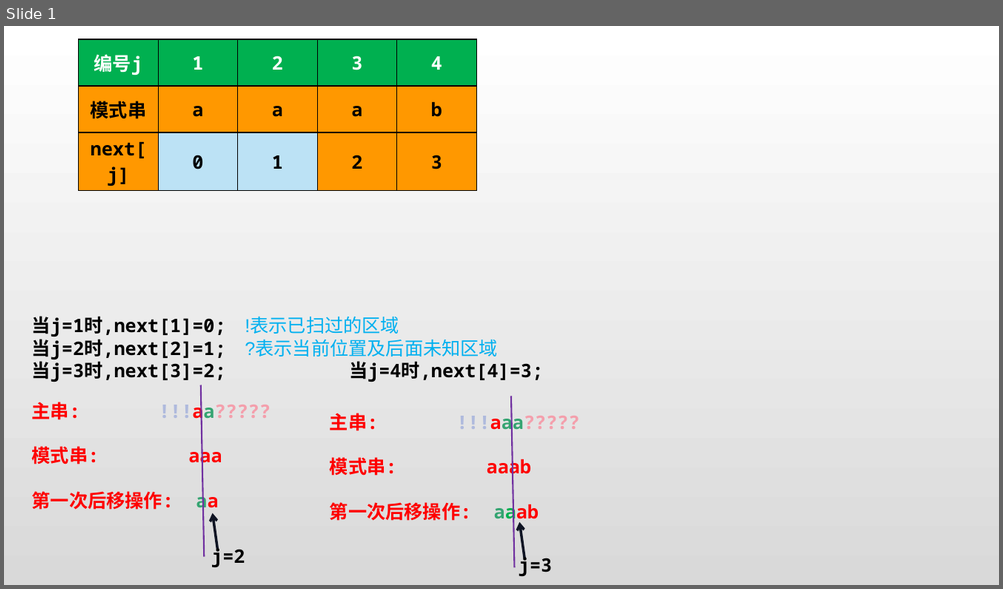
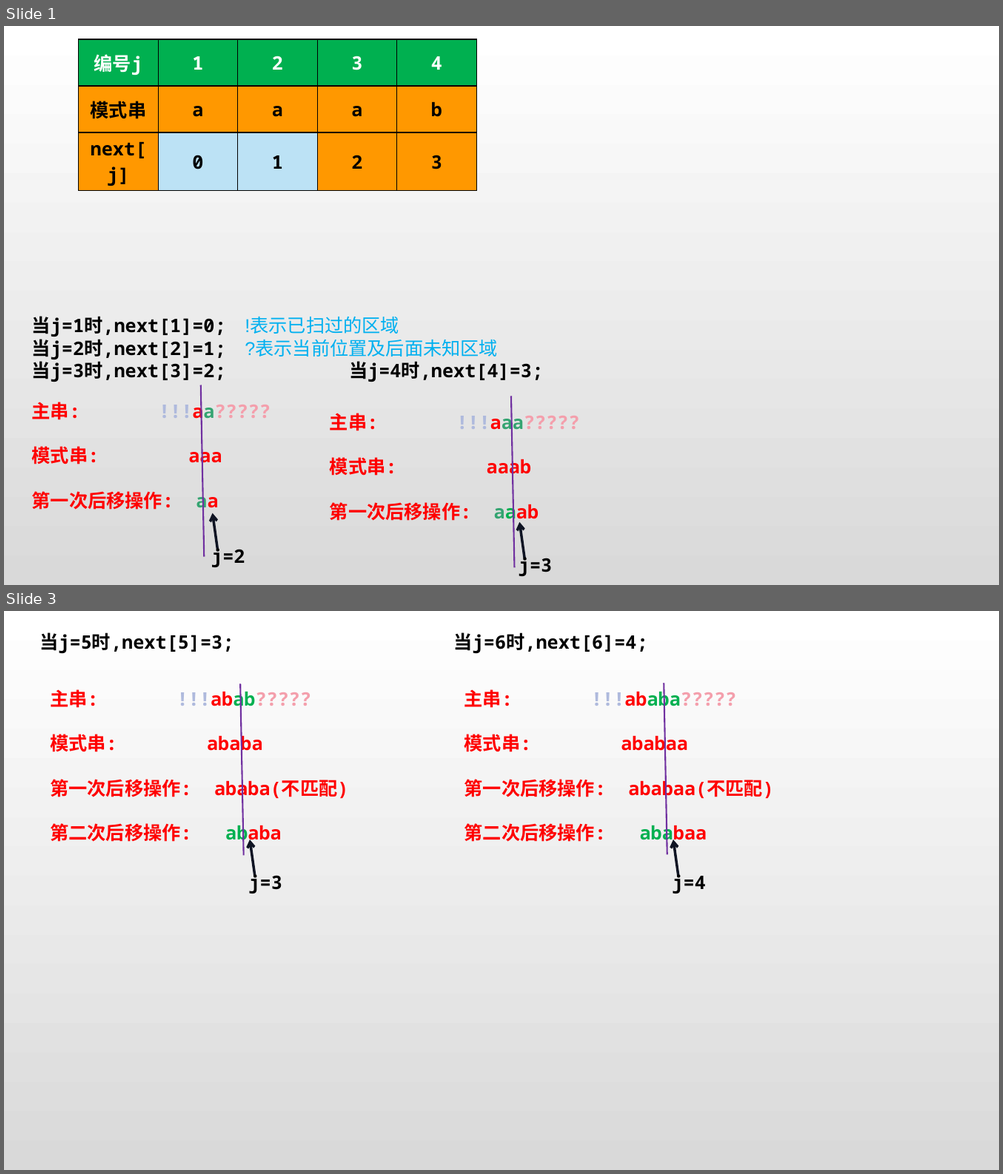
Before and after one commit to jk2020214154/Data_Structure_Code, a slide deck: 第四章 串/4.2 串的模式匹配/KMP图示.pptx. Shown one above the other, each under a label of ours: slide 1 before the commit, slides 1 and 3 after it; the slides between them are not shown. The pictures are 1003x589 and 1003x1174 pixels, drawn with LibreOffice and Linux fonts; fonts in the diff are those of the drawing. Boxes give left, top, right and bottom in pixels: in the first picture for what was removed or moved away, otherwise in the second. Text is boxed around its words. In the diff, an @@ line names an element or a change of style, - is before the commit and + after.

```diff
--- a/第四章 串/4.2 串的模式匹配/KMP图示.pptx
+++ b/第四章 串/4.2 串的模式匹配/KMP图示.pptx
@@ slide 3 added at (4, 611, 999, 1170), background gradient #FFFFFF to #D9D9D9 @@
@@ group added at (40, 632, 774, 894): 6 texts, 2 lines, 2 arrows @@
+当j=5时,next[5]=3;
+主串: !!!abab?????
+模式串: ababa
+第一次后移操作: ababa(不匹配)
+第二次后移操作: ababa
+j=3
+当j=6时,next[6]=4;
+主串: !!!ababa?????
+模式串: ababaa
+第一次后移操作: ababaa(不匹配)
+第二次后移操作: ababaa
+j=4
```
Also in this commit, not shown: 6 other slides added, 1 slide removed, 1 other file.
